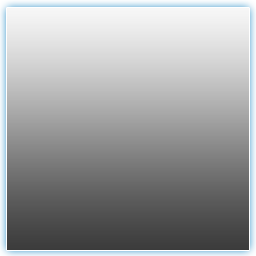
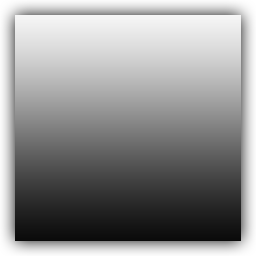
Comparing the layer stacks of the two 256x256 images. Changes:
added layer "Layer 3" above "Layer 1 copy 2" over <box>15,43,241,241</box>
hid "Layer 1 copy 2" over <box>7,8,249,250</box>
